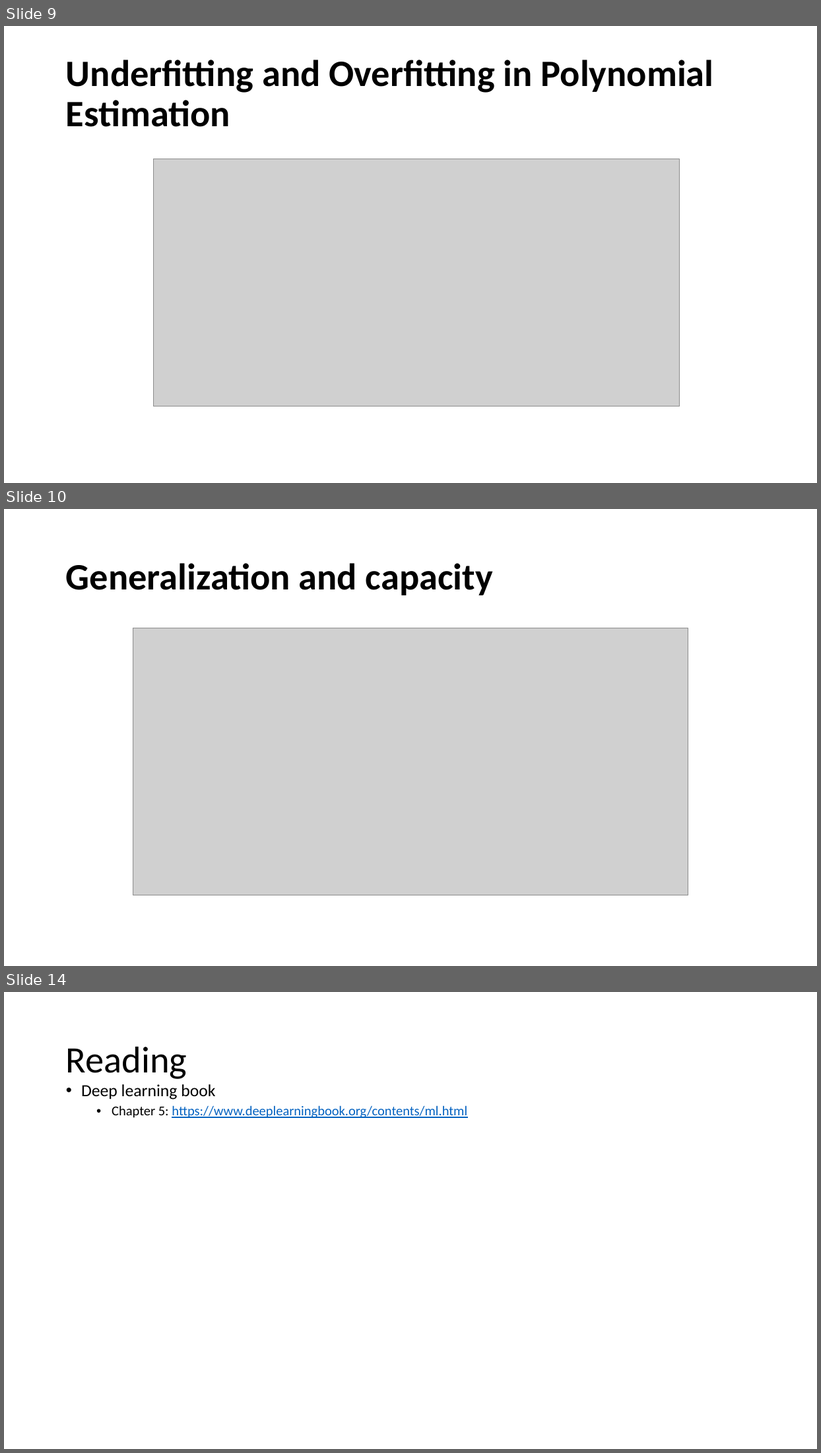
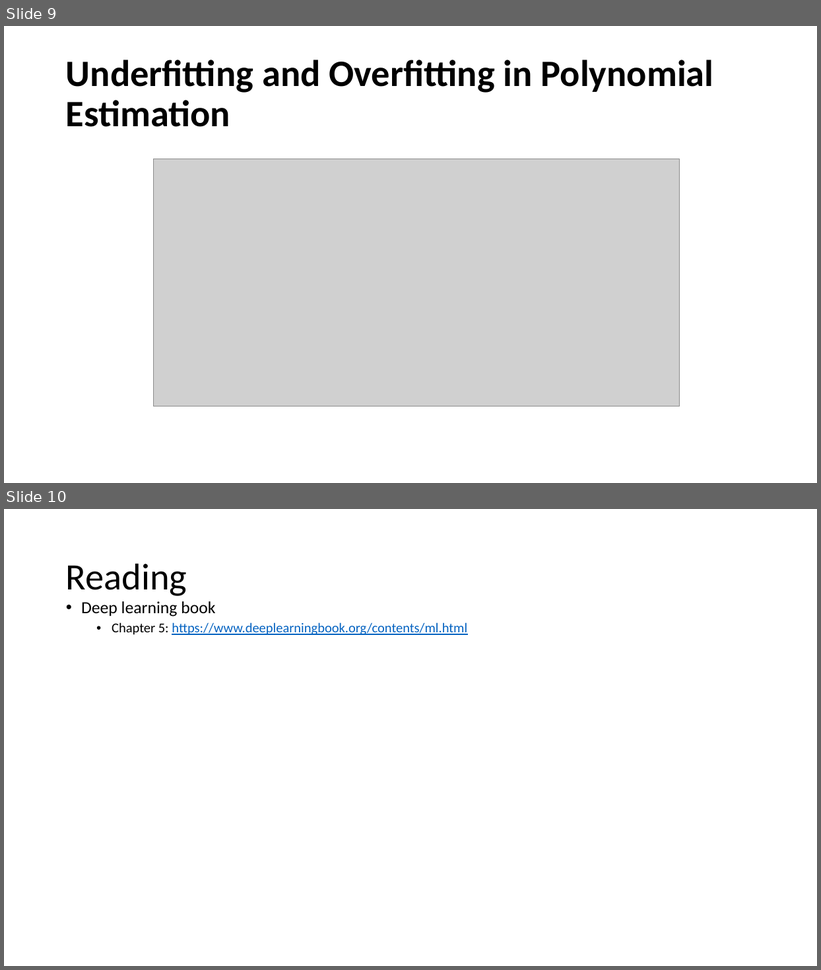
Before and after one commit to zahidcseku/cv-course-2026, a slide deck: Lecture5.pptx. Shown one above the other, each under a label of ours: slides 9, 10 and 14 before the commit, slides 9 and 10 after it; the slides between them are not shown. The pictures are 821x1453 and 821x970 pixels, drawn with LibreOffice and Linux fonts; fonts in the diff are those of the drawing; grey boxes stand for pictures. Boxes give left, top, right and bottom in pixels: in the first picture for what was removed or moved away, otherwise in the second. Text is boxed around its words. In the diff, an @@ line names an element or a change of style, - is before the commit and + after.

```diff
--- a/Lecture5.pptx
+++ b/Lecture5.pptx
@@ slide 10 removed at <box>4,509,817,966</box>, background #FFFFFF @@
@@ title removed at <box>66,563,493,595</box> @@
-Generalization and capacity
@@ picture removed at <box>133,628,688,896</box> @@
@@ what was slide 14 is now slide 10 @@
```
Also in this commit, not shown: 3 other slides removed.
